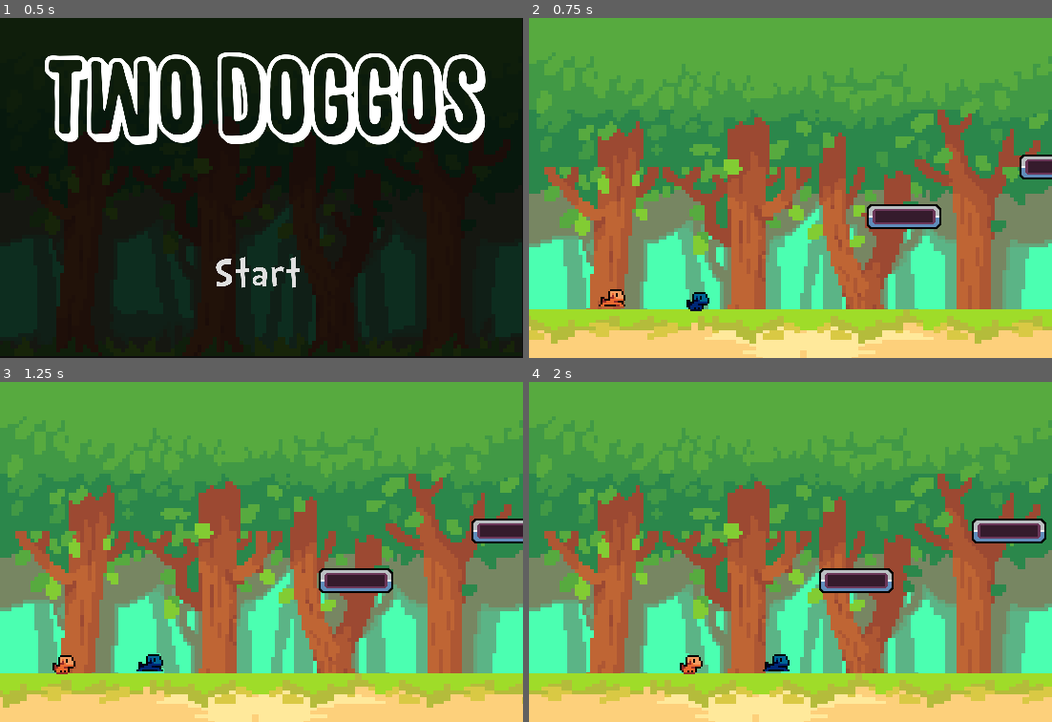
Above: before the commit, frames 1-4 (two rows, left to right).
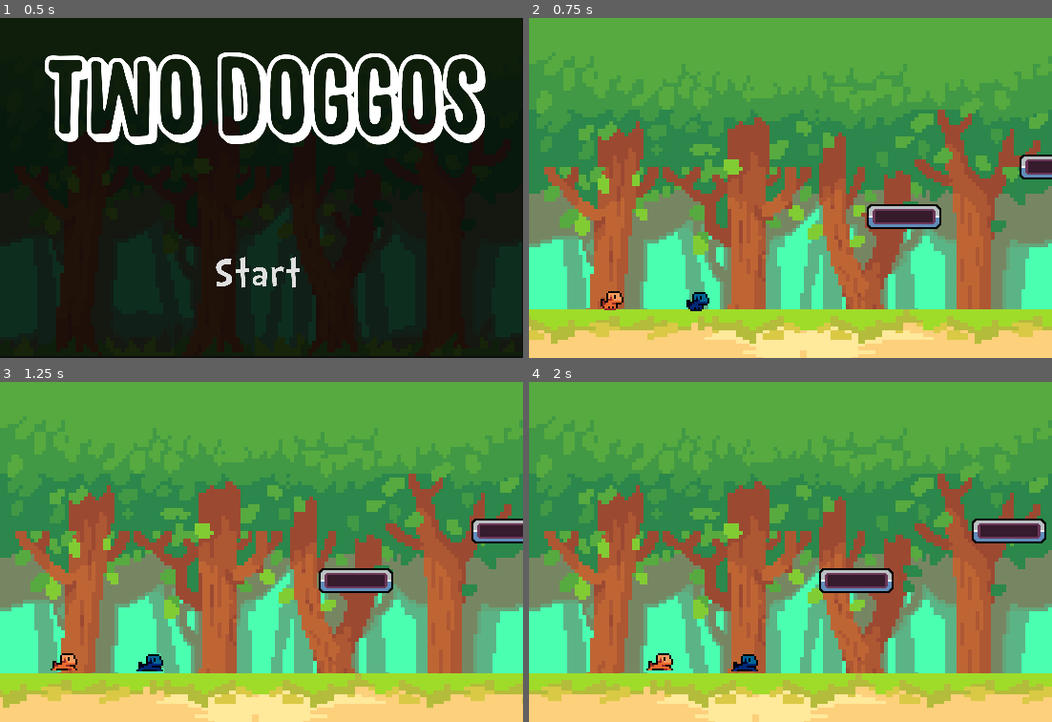
Above: after the commit, the same moments.

Repository: godotcon18jam/DashMaster
Game: Godot game, scene res://stages/menu.tscn
Two runs of this game, one before a commit and one after it. Both use one fixed random seed, a clock stepped at 60 frames per second and the inputs below.
Inputs:
- Up to frame 1 (0.5 s): no input
- Up to frame 2 (0.75 s): click "Start" at 0.5 s
- Up to frame 3 (1.25 s): no input
- Up to frame 4 (2 s): hold Right (ui_right) from 1.28 s (still down)

Frame 1 is identical in both runs. In frame 2, 0.2% of the frame differs, in the area x 13-19%, y 79-86%; in frame 3, 0.2%; in frame 4, 0.8%, in the area x 22-50%, y 79-86%.

Commit message:
Adjusted physics that moves and the characters jump

Diff:
--- a/scenes/player.tscn
+++ b/scenes/player.tscn
@@ -26,7 +26,7 @@
 custom_solver_bias = 0.0
 extents = Vector2( 3.49923, 2.25009 )
 
-[node name="dog" type="RigidBody2D" index="0"]
+[node name="dog" type="RigidBody2D"]
 
 input_pickable = false
 collision_layer = 1
@@ -35,11 +35,11 @@
 mass = 1.0
 friction = 1.0
 bounce = 0.0
-gravity_scale = 1.0
-custom_integrator = false
+gravity_scale = 2.0
+custom_integrator = true
 continuous_cd = 0
-contacts_reported = 1
-contact_monitor = true
+contacts_reported = 0
+contact_monitor = false
 sleeping = false
 can_sleep = true
 linear_velocity = Vector2( 0, 0 )
@@ -48,7 +48,6 @@
 angular_damp = -1.0
 script = ExtResource( 1 )
 _sections_unfolded = [ "Collision", "Linear", "Material", "Pickable", "Transform", "Visibility", "Z Index", "collision" ]
-JUMPSPEED = -100
 player = "player_1"
 
 [node name="sprite" type="AnimatedSprite" parent="." index="0"]
@@ -56,7 +55,6 @@
 scale = Vector2( 0.5, 0.5 )
 frames = SubResource( 1 )
 animation = "player_1"
-frame = 1
 playing = true
 _sections_unfolded = [ "Transform", "Z Index" ]
 
--- a/scripts/game.gd
+++ b/scripts/game.gd
@@ -4,8 +4,8 @@
 func _ready():
     randomize()
 
-    #$player1.connect("died", self, "_player_1_died")
-    #$player2.connect("died", self, "_player_2_died")
+    $player1.connect("died", self, "_player_1_died")
+    $player2.connect("died", self, "_player_2_died")
 
 
 func _player_1_died():
@@ -22,7 +22,7 @@
 
     current_scene.queue_free()
 
-    var s = load("res://scenes/game_over.tscn")
+    var s = load("res://stages/game_over.tscn")
     var new_scene = s.instance()
     new_scene.set_label(label)
 
--- a/scripts/game_over.gd
+++ b/scripts/game_over.gd
@@ -14,4 +14,4 @@
     var current_scene = root.get_child(root.get_child_count() -1)
 
     current_scene.queue_free()
-    get_tree().change_scene("res://scenes/main.tscn")
+    get_tree().change_scene("res://stages/game.tscn")
--- a/scripts/player.gd
+++ b/scripts/player.gd
@@ -1,36 +1,48 @@
 extends RigidBody2D
 
-export (int) var JUMPSPEED = -100
-
 export(String, "player_1", "player_2") var player = "player_1"
-
-var jump_count = 0
 
 signal died
 
 
+const MOVE_MAX_VELOCITY = 80
+const MOVE_ACCEL = 300
+
+
 func _ready():
-    self.connect("body_entered", self, "_on_body_entered")
-
     $sprite.animation = self.player
 
 
-func _physics_process(delta):
-    if Input.is_action_pressed("ui_right"):
-        self.apply_impulse(Vector2(0, 0), Vector2(4, 0))
+func _integrate_forces(state):
+    var lv = state.linear_velocity
+    var step = state.step
 
-    if Input.is_action_pressed("ui_left"):
-        self.apply_impulse(Vector2(0, 0), Vector2(-4, 0))
+    var move_left = Input.is_action_pressed("ui_left")
+    var move_right = Input.is_action_pressed("ui_right")
+    var jump = Input.is_action_just_pressed("player_1_up")
 
-    if Input.is_action_just_pressed("%s_up" % self.player) and self.jump_count < 2:
-        self.set_axis_velocity(Vector2(1, -50))
-        self.jump_count += 1
+    # TODO: for now I removed the limit to multipe jumps.
+    # I want to move it back later with a different system
+    # (e.g. jump energy that recharges while moving)
+    if jump:
+        lv.y -= 100
         $sound_jump.play()
 
-    if self.position.y > 100:
+    if move_left and not move_right:
+        if lv.x > -MOVE_MAX_VELOCITY:
+            lv.x -= MOVE_ACCEL * step
+    elif move_right and not move_left:
+        if lv.x < MOVE_MAX_VELOCITY:
+            lv.x += MOVE_ACCEL * step
 
-        emit_signal("died")
+    # Finally, apply gravity and set back the linear velocity
+    lv += state.total_gravity * step
+    state.linear_velocity = lv
 
 
-func _on_body_entered(body):
-    self.jump_count = 0
+func _process(delta):
+    # TODO: this value is hardcoded and it is related to the
+    # window size. We should insted add an area2d with collision
+    # marked as "death zone"
+    if self.position.y > 100:
+        emit_signal("died")
--- a/stages/game.tscn
+++ b/stages/game.tscn
@@ -14,7 +14,7 @@
 custom_solver_bias = 0.0
 extents = Vector2( 109.558, 6.73697 )
 
-[node name="main" type="Node"]
+[node name="main" type="Node" index="0"]
 
 script = ExtResource( 1 )
 
@@ -90,12 +90,10 @@
 [node name="player1" parent="." index="3" instance=ExtResource( 6 )]
 
 position = Vector2( 23.6165, 73.9528 )
-JUMPSPEED = -110
 
 [node name="player2" parent="." index="4" instance=ExtResource( 6 )]
 
 position = Vector2( 46.0011, 73.6048 )
-JUMPSPEED = -110
 player = "player_2"
 
 [node name="music" type="AudioStreamPlayer2D" parent="." index="5"]
--- a/stages/menu.tscn
+++ b/stages/menu.tscn
@@ -21,7 +21,7 @@
 font_data = ExtResource( 4 )
 _sections_unfolded = [ "Font", "Settings" ]
 
-[node name="menu" type="CanvasLayer" index="0"]
+[node name="menu" type="CanvasLayer"]
 
 layer = 1
 offset = Vector2( 0, 0 )
